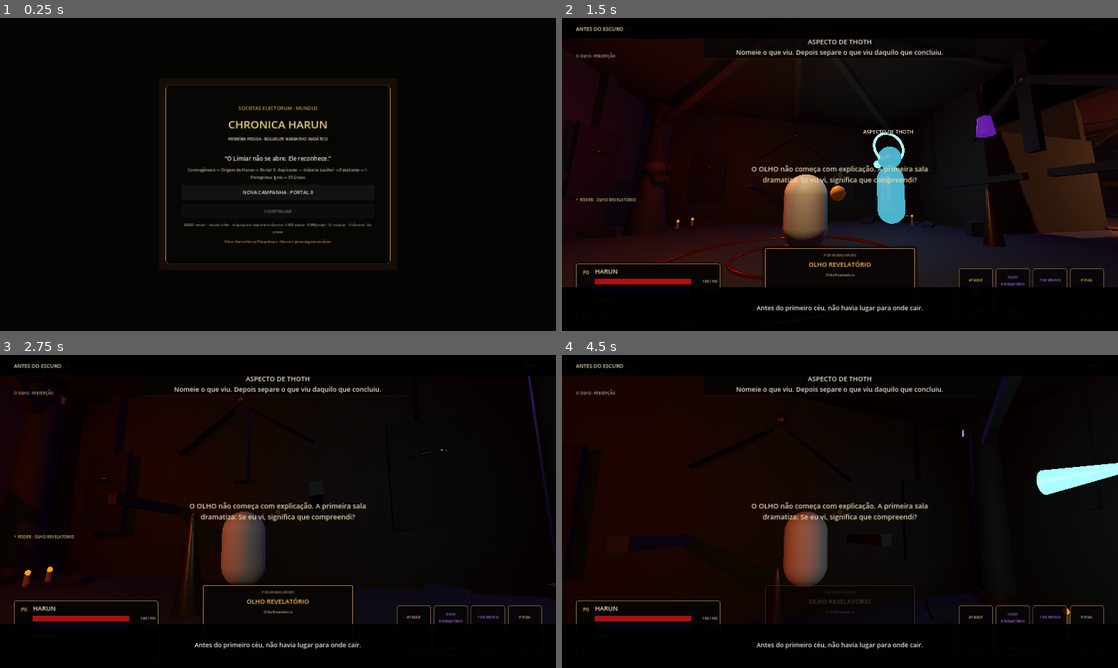
Above: before the commit, frames 1-4 (two rows, left to right).
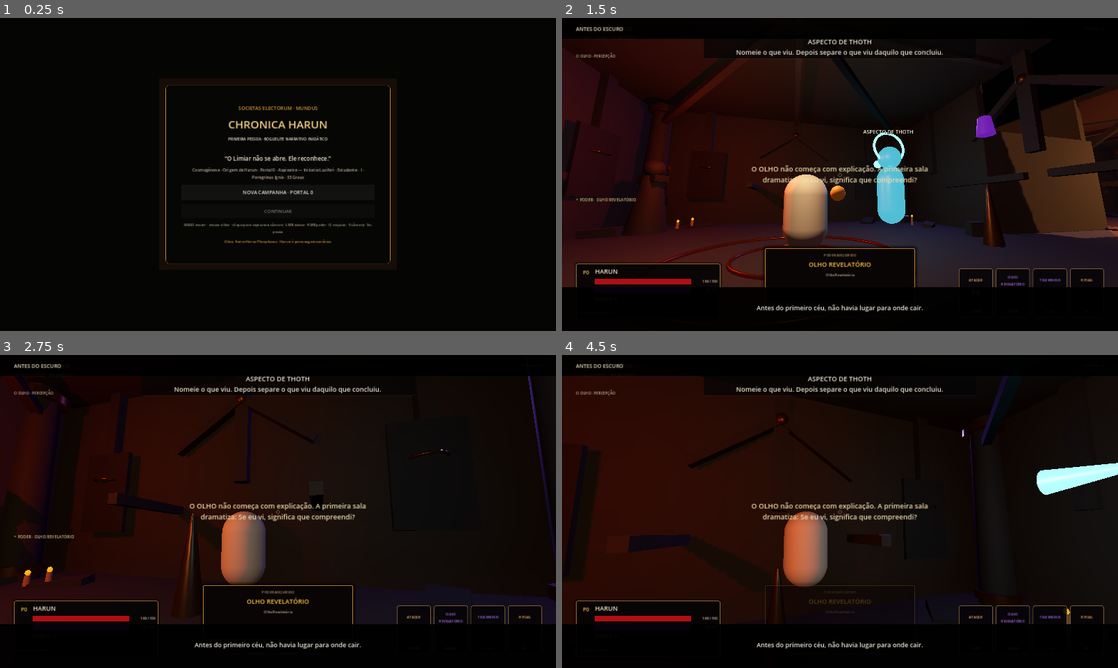
Above: after the commit, the same moments.

Repository: neuralSynapse/societaselectorum
Game: Godot game, scene res://scenes/boot/Main.tscn
The game is run twice, just before and just after one commit, with the same random seed, the same clock (stepped at 60 frames per second) and the same inputs.
Inputs (mouse positions are in pixels of both pictures, inside the frame that each line leads up to):
- Up to frame 1 (0.25 s): no input
- Up to frame 2 (1.5 s): click "NOVA CAMPANHA · PORTAL 0" at 0.5 s; tap Enter (ui_accept) at 1.25 s; move the mouse to (867, 174) at 1.27 s; hold W (move_forward) from 1.28 s (still down); hold V (camera_toggle) from 1.28 s (still down); click (867, 174) at 1.42 s
- Up to frame 3 (2.75 s): keep holding W (move_forward); tap Space (jump) at 1.52, 2.27 s; move the mouse to (250, 511) at 2.02 s; release V (camera_toggle) at 2.03 s; tap C (consume) at 2.1 s
- Up to frame 4 (4.5 s): keep holding W (move_forward); move the mouse to (851, 505) at 2.77 s; hold Q (dodge) 2.78-3.53 s; move the mouse to (834, 517) at 3.52 s; tap R (instrument) at 3.6 s; click (834, 517) at 3.67 s; tap Space (jump) at 3.77 s; move the mouse to (878, 514) at 4.27 s; hold E (interact) from 4.28 s (still down)

The runs differ from the first frame. In frame 1, 0.2% of the frame differs, in the area x 33-67%, y 47-52%; in frame 2, 1.8%; in frame 3, 1.6%; in frame 4, 1.8%, in the area x 38-100%, y 20-86%.

Commit message:
fix: keep real campaign visible and clean boot copy

Diff:
--- a/game/chronica-harun/scripts/boot/Main.gd
+++ b/game/chronica-harun/scripts/boot/Main.gd
@@ -108,7 +108,7 @@
     stack.add_child(invocation)
 
     var continuity := Label.new()
-    continuity.text = "Cosmogênese → Origem de Harun → Portal 0 · Aspirante — Initiatio Luciferi → Estudante → I · Peregrinus Ignis → 33 Graus"
+    continuity.text = "Cosmogênese · Origem de Harun · Portal 0 · Aspirante — Initiatio Luciferi · Estudante · I · Peregrinus Ignis · 33 Graus"
     continuity.horizontal_alignment = HORIZONTAL_ALIGNMENT_CENTER
     continuity.autowrap_mode = TextServer.AUTOWRAP_WORD_SMART
     continuity.add_theme_color_override("font_color", Color(0.76, 0.69, 0.59, 1.0))
@@ -184,6 +184,8 @@
     var entry_sequence := narrative_runtime.start_entry_flow()
     var blocking_entry := _cinematic_can_take_player_control() and (entry_sequence == &"cosmogony" or entry_sequence == &"harun_origin" or entry_sequence == &"epilogue")
     _set_gameplay_enabled(not blocking_entry)
+    if not blocking_entry:
+        GameplayVisibilityGuard.enforce(self, 6.0)
     if not blocking_entry and stage_director.hud != null and OS.has_feature("web"):
         stage_director.hud.show_message("CLIQUE NA CENA PARA CAPTURAR A CÂMERA", 5.5)
 
@@ -205,8 +207,10 @@
         Input.mouse_mode = Input.MOUSE_MODE_VISIBLE
         if stage_director != null and stage_director.hud != null:
             stage_director.hud.show_message("CLIQUE NA CENA PARA RETOMAR A CÂMERA", 3.5)
+        GameplayVisibilityGuard.enforce(self, 2.5)
     else:
         Input.mouse_mode = Input.MOUSE_MODE_CAPTURED
+        GameplayVisibilityGuard.enforce(self, 2.5)
 
 func _exit_tree() -> void:
     if get_tree() != null:
@@ -225,9 +229,15 @@
         stage_director.player.process_mode = Node.PROCESS_MODE_INHERIT if enabled else Node.PROCESS_MODE_DISABLED
         if stage_director.player.camera != null:
             stage_director.player.camera.current = enabled
+            if enabled:
+                stage_director.player.camera.make_current()
     if stage_director.hud != null:
         stage_director.hud.visible = enabled
     if enabled:
+        var presentation := narrative_runtime.get_node_or_null("Presentation")
+        if presentation != null and presentation.has_method("ensure_gameplay_safe"):
+            presentation.call("ensure_gameplay_safe")
+        GameplayVisibilityGuard.enforce(self, 5.0)
         Input.mouse_mode = Input.MOUSE_MODE_VISIBLE if OS.has_feature("web") else Input.MOUSE_MODE_CAPTURED
     else:
         Input.mouse_mode = Input.MOUSE_MODE_HIDDEN
@@ -245,6 +255,7 @@
             narrative_runtime.cinematic_stage.release_camera()
         stage_director.player.camera.make_current()
     _set_gameplay_enabled(true)
+    GameplayVisibilityGuard.enforce(self, 6.0)
     if stage_director.hud != null and OS.has_feature("web"):
         stage_director.hud.show_message("CLIQUE NA CENA PARA CONTROLAR A CÂMERA", 4.0)
 
